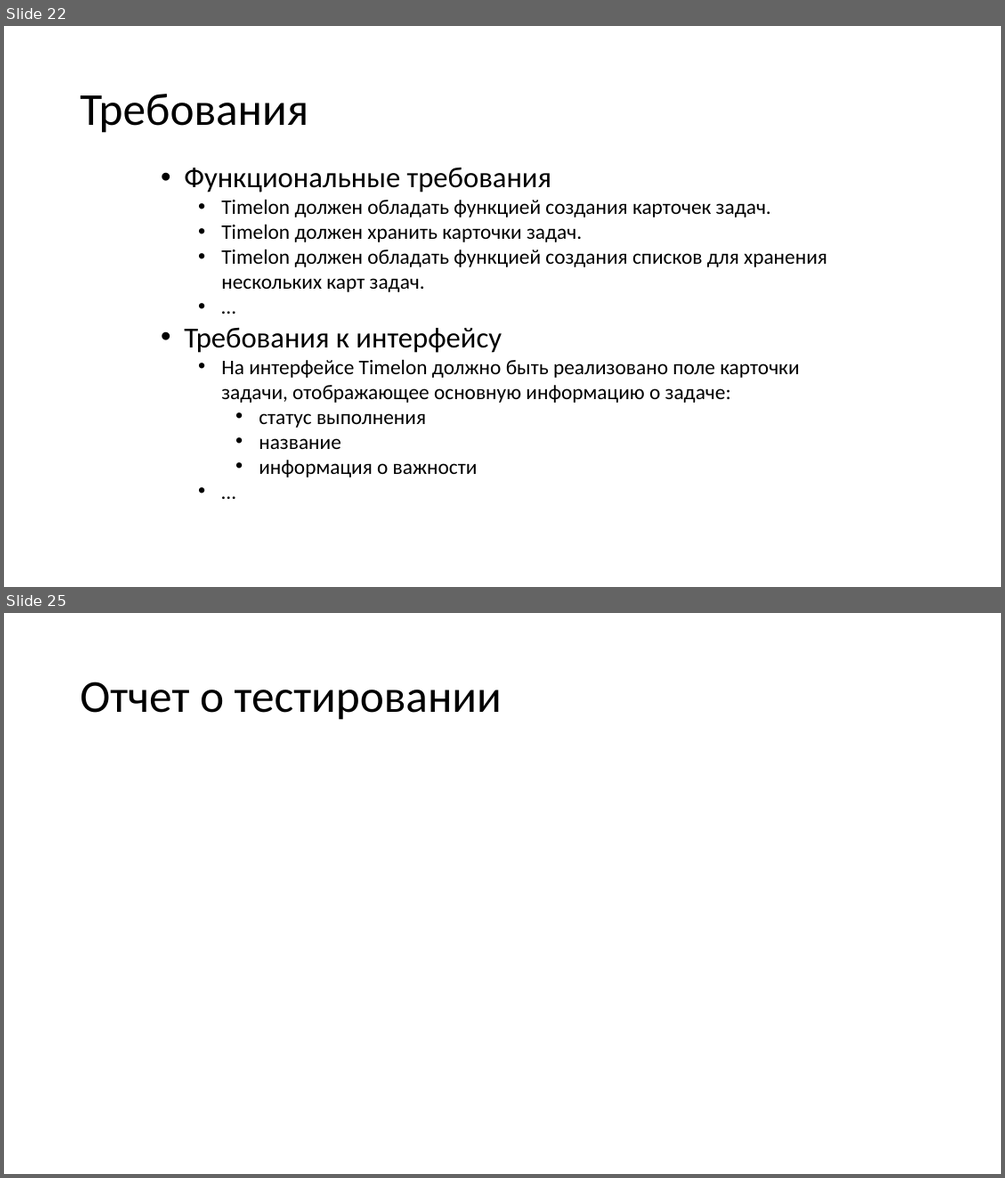
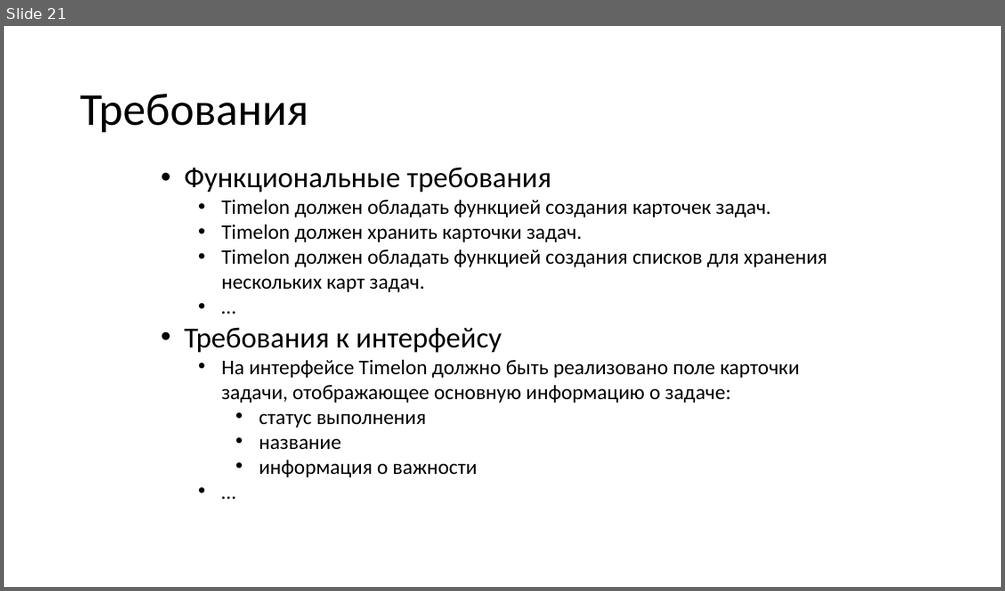
Before and after one commit to N0tilT/Timelon, a slide deck: docs/Timelon.pptx. Shown one above the other, each under a label of ours: slides 22 and 25 before the commit, slide 21 after it; the slides between them are not shown. The pictures are 1005x1178 and 1005x591 pixels, drawn with LibreOffice and Linux fonts; fonts in the diff are those of the drawing. Boxes give left, top, right and bottom in pixels: in the first picture for what was removed or moved away, otherwise in the second. Text is boxed around its words. In the diff, an @@ line names an element or a change of style, - is before the commit and + after.

```diff
--- a/docs/Timelon.pptx
+++ b/docs/Timelon.pptx
@@ slide 25 removed at (4,613,1001,1174), background #FFFFFF @@
@@ title removed at (80,682,502,720) @@
-Отчет о тестировании
@@ what was slide 22 is now slide 21 @@
```
Also in this commit, not shown: 2 slides changed, 2 slides added, 2 other slides removed.
